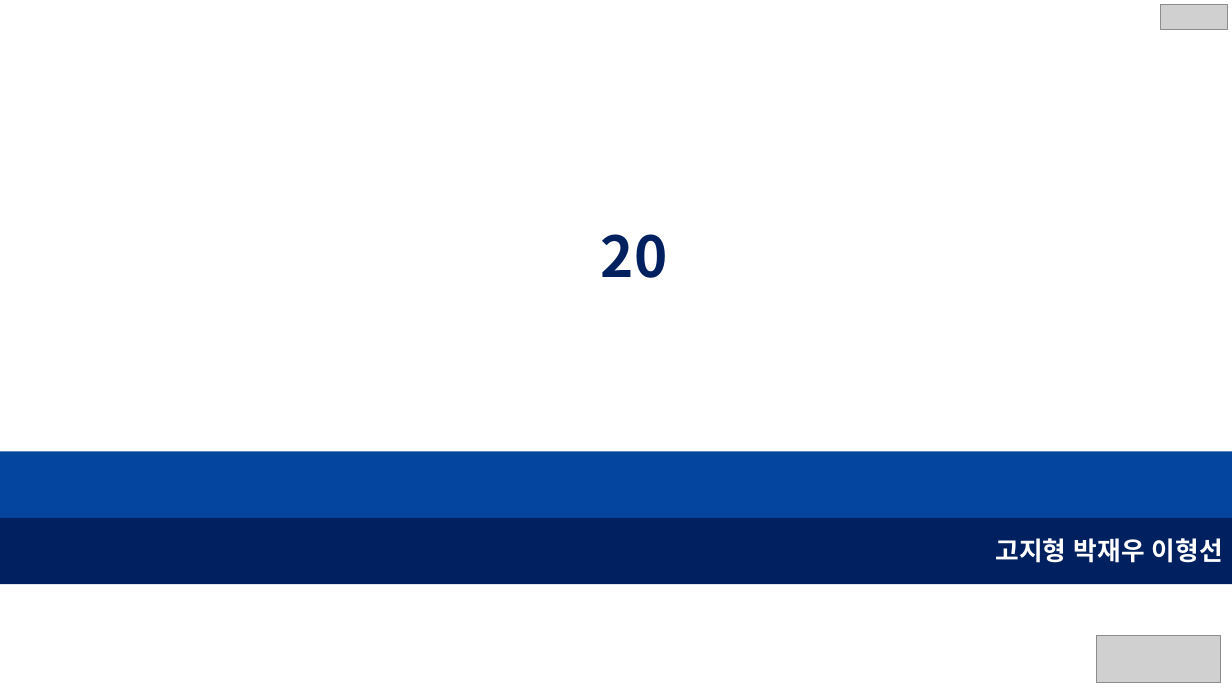
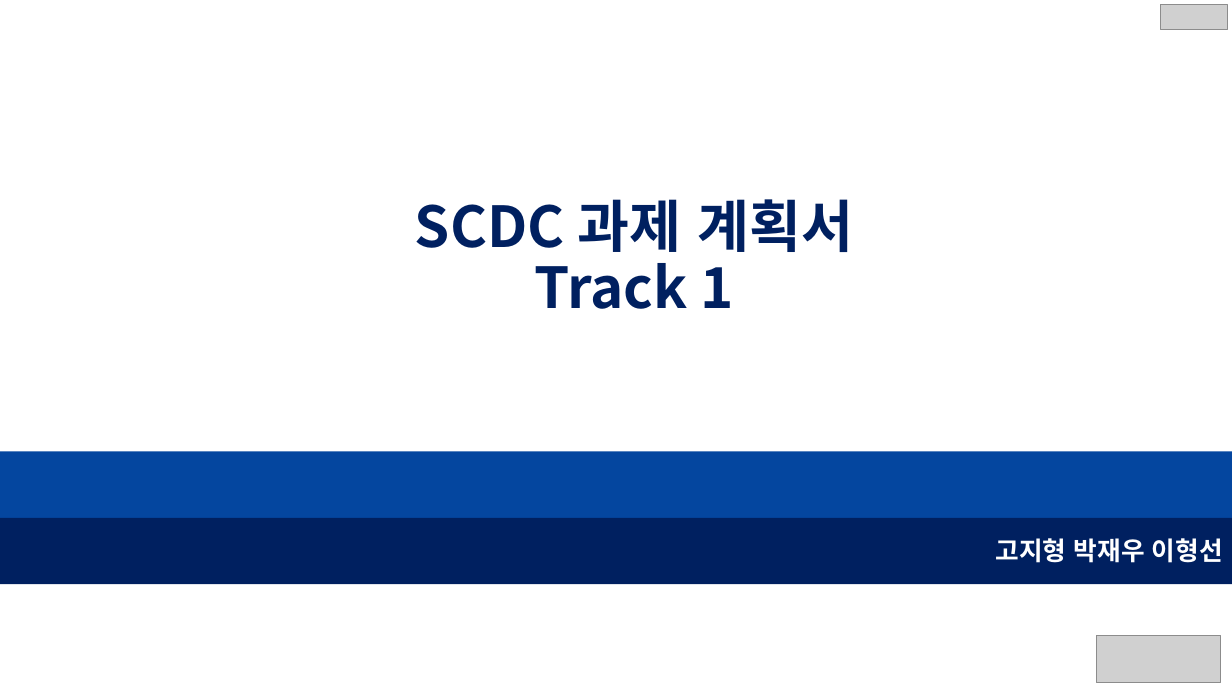
Before and after one commit to ilovemyminutes/SamsungCard2020, a slide deck: slide 1 of ppt/20200919_blueprint.pptx. Drawn at 1232x693 pixels with LibreOffice and Linux fonts; fonts in the diff are those of the drawing; grey boxes stand for pictures. Boxes give left, top, right and bottom in pixels: in the first picture for what was removed or moved away, otherwise in the second. Text is boxed around its words. In the diff, an @@ line names an element or a change of style, - is before the commit and + after.

```diff
--- a/ppt/20200919_blueprint.pptx
+++ b/ppt/20200919_blueprint.pptx
@@ title at [415,199,853,309]: text changed @@
-20
+SCDC 과제 계획서
+Track 1
```
Also in this commit, not shown: 3 other slides changed, 2 slides added.
